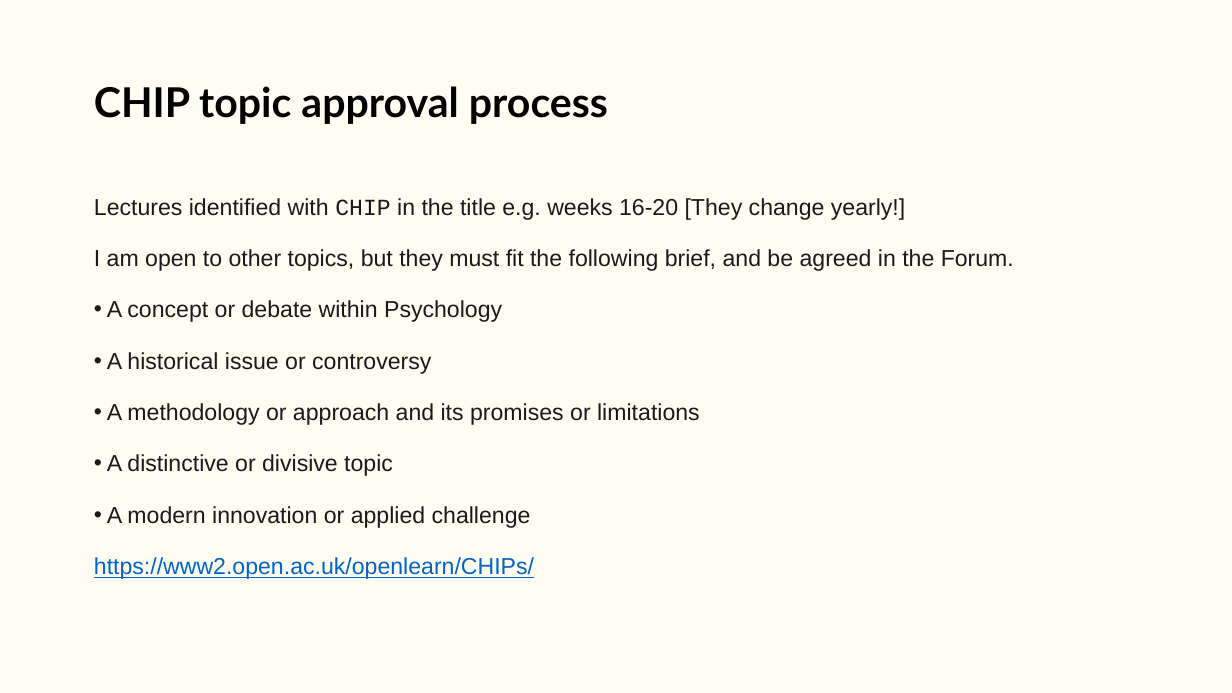
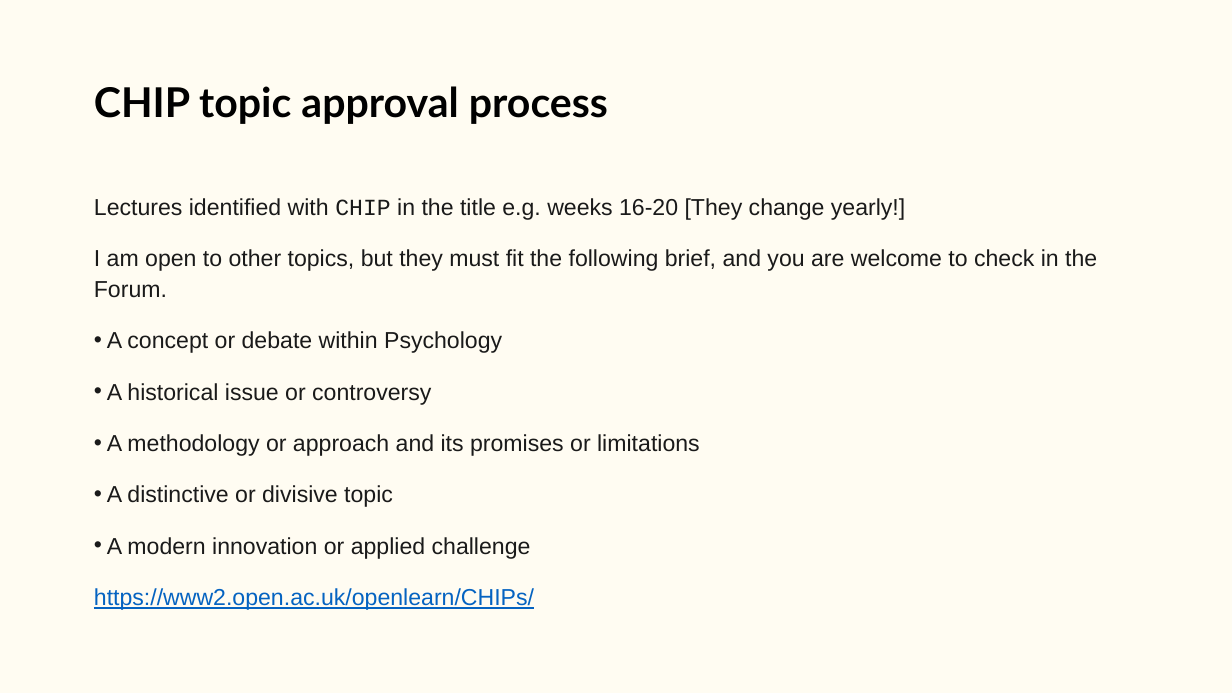
Before and after one commit to LittleMonkeyLab/PS52007Dslides, a slide deck: slide 11 of week02/lecture.pptx. Drawn at 1232x693 pixels with LibreOffice and Linux fonts; fonts in the diff are those of the drawing; background and template pictures are left out. Boxes give left, top, right and bottom in pixels: in the first picture for what was removed or moved away, otherwise in the second. Text is boxed around its words. In the diff, an @@ line names an element or a change of style, - is before the commit and + after.

```diff
--- a/week02/lecture.pptx
+++ b/week02/lecture.pptx
@@ text at box(94, 249, 1097, 298): text changed @@
-I am open to other topics, but they must fit the following brief, and be agreed in the Forum.
+I am open to other topics, but they must fit the following brief, and you are welcome to check in the Forum.
```
Also in this commit, not shown: 2 other slides changed, 23 other files.
